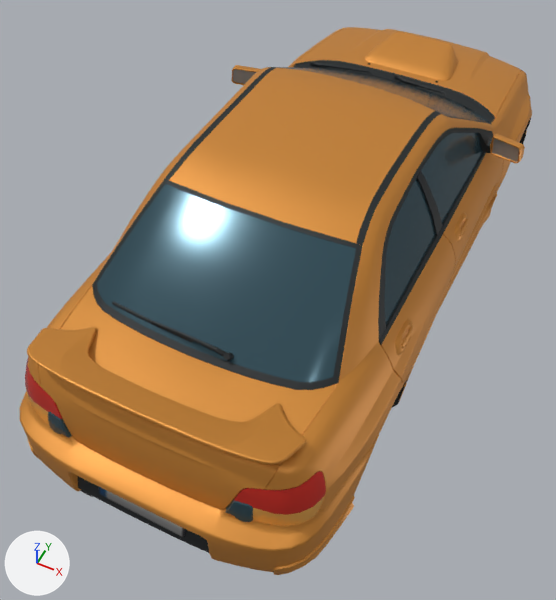
What one commit did to the glTF model games/warp-theft-auto/assets/cars/sedan-ochre.gltf.
Both versions are drawn from a 50 mm camera at (1.32, -3.4, 3.5) aimed at (-0.08, -0.61, 0.01). The axes (+X, +Y, +Z) are drawn at lower left. The lights are the same throughout. The first picture is the older version.

The scene before the commit, as lines of its bpy script (objects in view):
```python
mat_body_glass = principled_material('Body_Glass')
mat_body_glass.base_color = (0.038, 0.09, 0.118)  # dark cyan #375560
mat_body_glass.metallic = 0.48
mat_body_glass.roughness = 0.18
me_mesh_0 = bpy.data.meshes.new('Mesh_0')
me_mesh_0.from_pydata(...)  # 8822 vertices, 15410 faces; spans x -0.98..0.97, y -2.22..2.22, z -0.18..1.12
# faces by material slot: [8659, 710, 82, 276, 2104, 2194, 228, 1157]
me_mesh_0.materials.append(mat_body_paint)  # orange #d7903d
me_mesh_0.materials.append(mat_body_glass)  # dark cyan #375560
me_mesh_0.materials.append(mat_body_glass_orange)  # orange #ffba59
me_mesh_0.materials.append(mat_body_glass_red)  # red #e23529
me_mesh_0.materials.append(mat_textures)  # picture img_trim_png
me_mesh_0.materials.append(mat_body_plastic)  # dark grey #2b2f30
me_mesh_0.materials.append(mat_body_chrome)  # grey #afafaf
me_mesh_0.materials.append(mat_perfect_black)  # black #000000
ob_mesh_0 = bpy.data.objects.new('Mesh_0', me_mesh_0)
ob_mesh_0.location = (0.0, 0.0, 0.0)
```
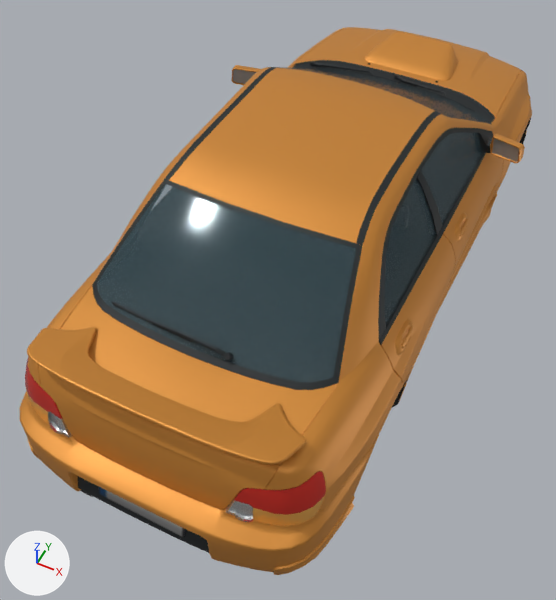
Boxes [x1, y1, x2, y2] around the edits, measured in the pictures (556 x 600 px):
'Mesh_0', recoloured, surface changed
    both: [46, 65, 483, 525]

The change in detail:
Material 'Body_Glass' (mat_body_glass) changes colour from dark cyan #375560 to cyan #617e89; in linear values from (0.038, 0.09, 0.118) to (0.12, 0.21, 0.25).
In material 'Body_Glass' (mat_body_glass), roughness goes from 0.18 to 0.1.
In material 'Body_Glass' (mat_body_glass), alpha goes from 1.0 to 0.32.
